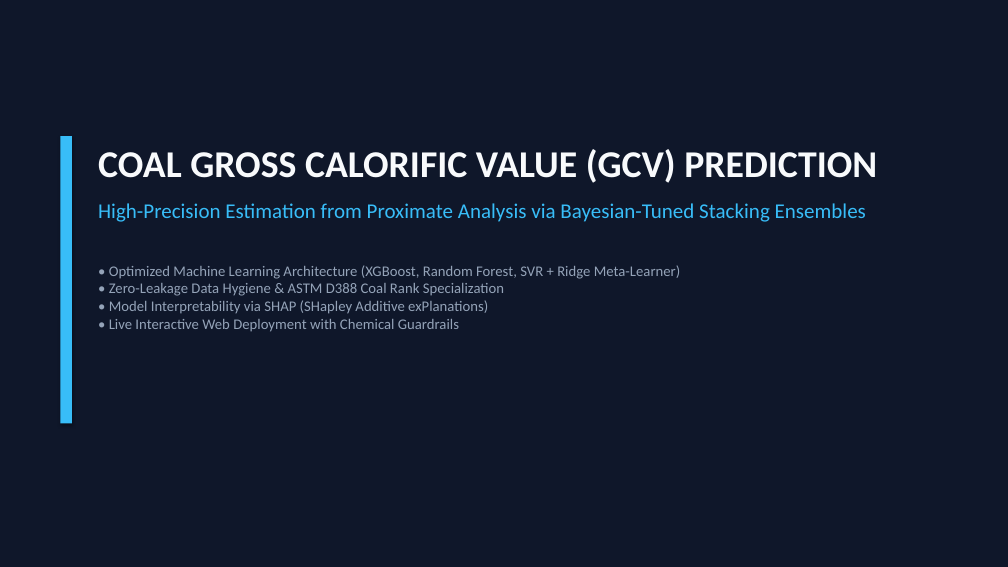
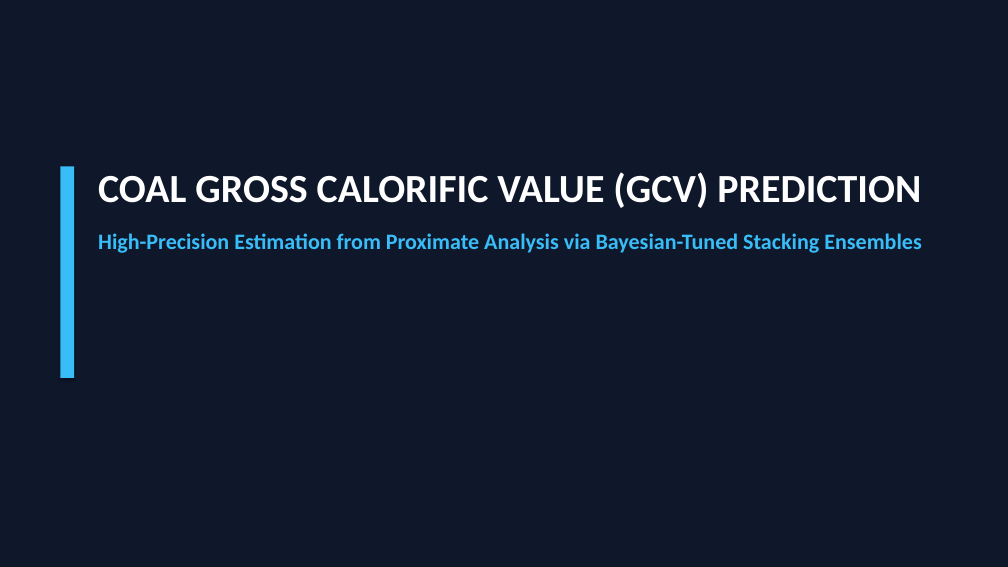
Before and after one commit to anurag-mitti/gcv_predictor, a slide deck: slide 1 of Coal_GCV_Prediction_Presentation.pptx. Drawn at 1008x567 pixels with LibreOffice and Linux fonts; fonts in the diff are those of the drawing. Boxes give left, top, right and bottom in pixels: in the first picture for what was removed or moved away, otherwise in the second. Text is boxed around its words. In the diff, an @@ line names an element or a change of style, - is before the commit and + after.

Commit message:
Enhance text contrast to pure crisp white and clean title slide

```diff
--- a/Coal_GCV_Prediction_Presentation.pptx
+++ b/Coal_GCV_Prediction_Presentation.pptx
@@ rectangle: place and size @@
-rectangle at bbox=[60, 136, 72, 423]
+rectangle at bbox=[60, 166, 74, 378]
@@ text "COAL GROSS CALORIFIC VALUE (GCV) ...": place and size @@
-text "COAL GROSS CALORIFIC VALUE (GCV) ..." at bbox=[98, 149, 877, 332]
+text "COAL GROSS CALORIFIC VALUE (GCV) ..." at bbox=[98, 172, 922, 253]
@@ text "COAL GROSS CALORIFIC VALUE (GCV) ..." at bbox=[98, 172, 922, 253]: size 36 to 38 pt, text colour #F8FAFC to #FFFFFF in "COAL GROSS CALORIFIC VALUE (GCV) PREDICTION"; size 20 to 21 pt, bold on in "High-Precision Estimation from Proximate Analysis via Bayesi ..."; more space between paragraphs @@
@@ text at bbox=[109, 265, 680, 332]: paragraph removed @@
-• Optimized Machine Learning Architecture (XGBoost, Random Forest, SVR + Ridge Meta-Learner)
-• Zero-Leakage Data Hygiene & ASTM D388 Coal Rank Specialization
-• Model Interpretability via SHAP (SHapley Additive exPlanations)
-• Live Interactive Web Deployment with Chemical Guardrails
```
Also in this commit, not shown: 10 other slides changed, 1 other file.
